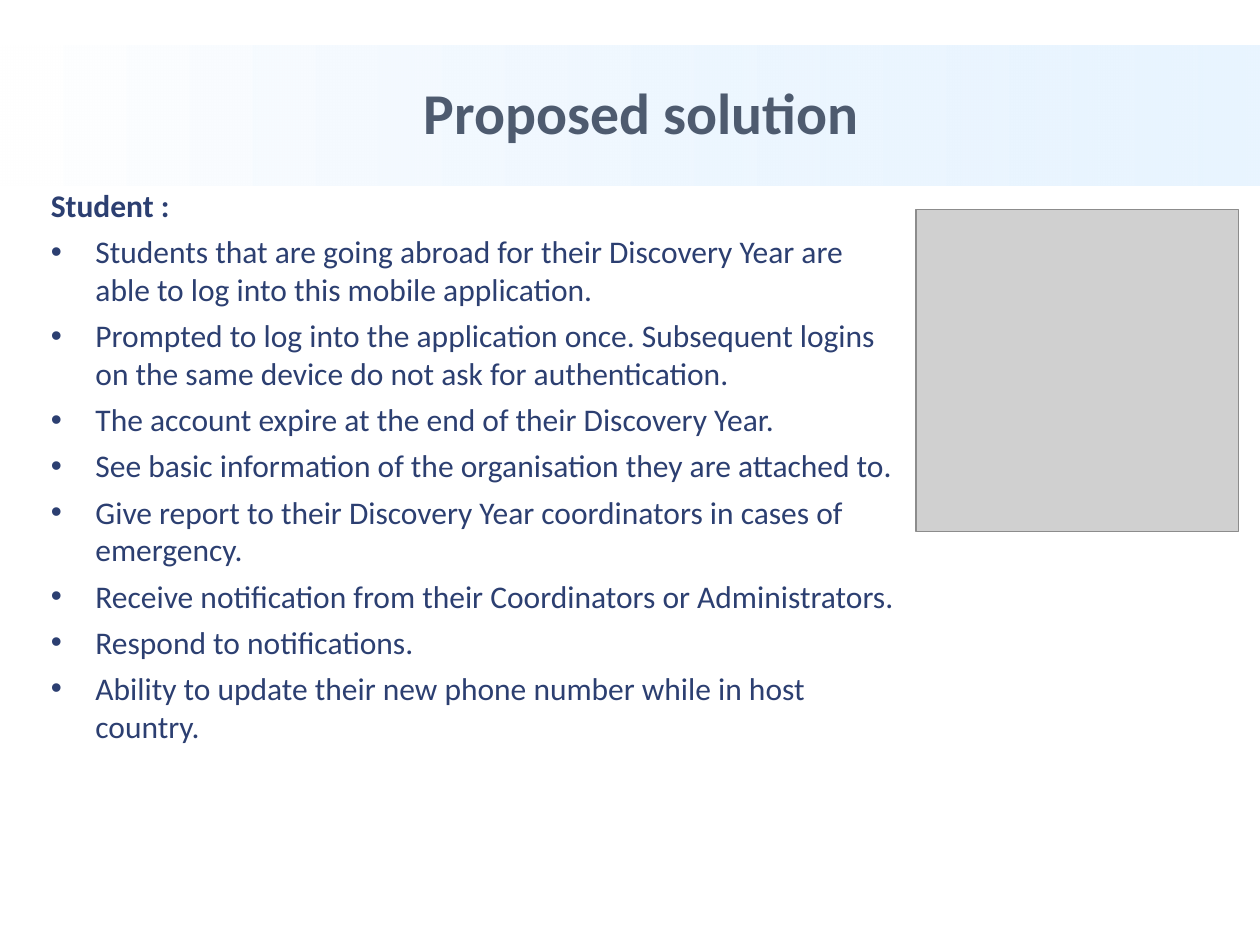
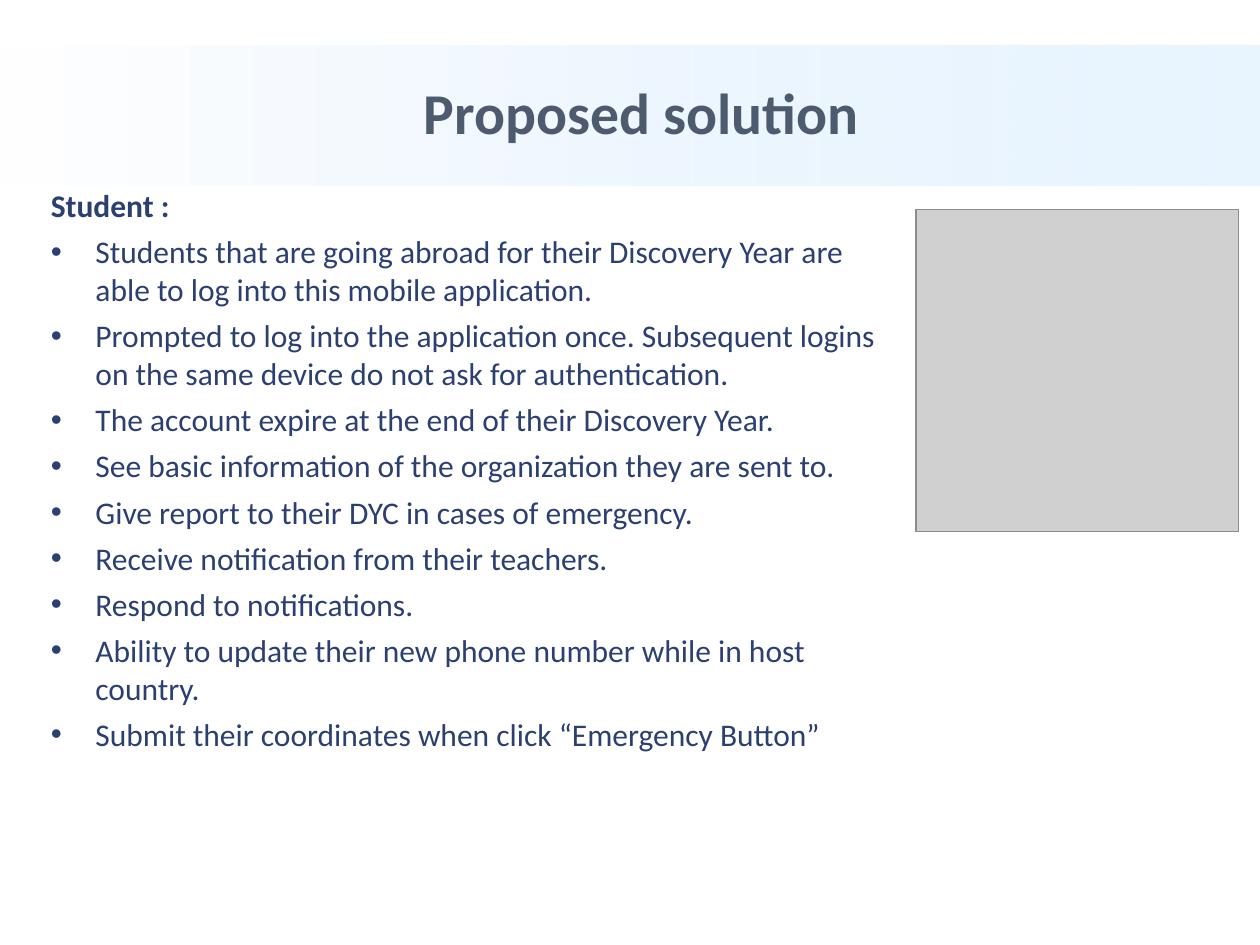
Before and after one commit to haptxse62665/DY-EMERGENCY-RESPONSE-PROJECT, a slide deck: slide 8 of Report/Report1_DYs-Group_Slide.pptx. Drawn at 1260x945 pixels with LibreOffice and Linux fonts; fonts in the diff are those of the drawing; grey boxes stand for pictures; background and template pictures are left out. Boxes give left, top, right and bottom in pixels: in the first picture for what was removed or moved away, otherwise in the second. Text is boxed around its words. In the diff, an @@ line names an element or a change of style, - is before the commit and + after.

Commit message:
BinhNTT_Update Slide Report1 Presentation

```diff
--- a/Report/Report1_DYs-Group_Slide.pptx
+++ b/Report/Report1_DYs-Group_Slide.pptx
@@ text at [95,455,835,571]: text changed @@
-• See basic information of the organisation they are attached to.
-• Give report to their Discovery Year coordinators in cases of emergency.
-• Receive notification from their Coordinators or Administrators.
+• See basic information of the organization they are sent to.
+• Give report to their DYC in cases of emergency.
+• Receive notification from their teachers.
@@ text at [95,723,820,752]: paragraph added @@
+• Submit their coordinates when click “Emergency Button”
```
Also in this commit, not shown: 4 other slides changed.
